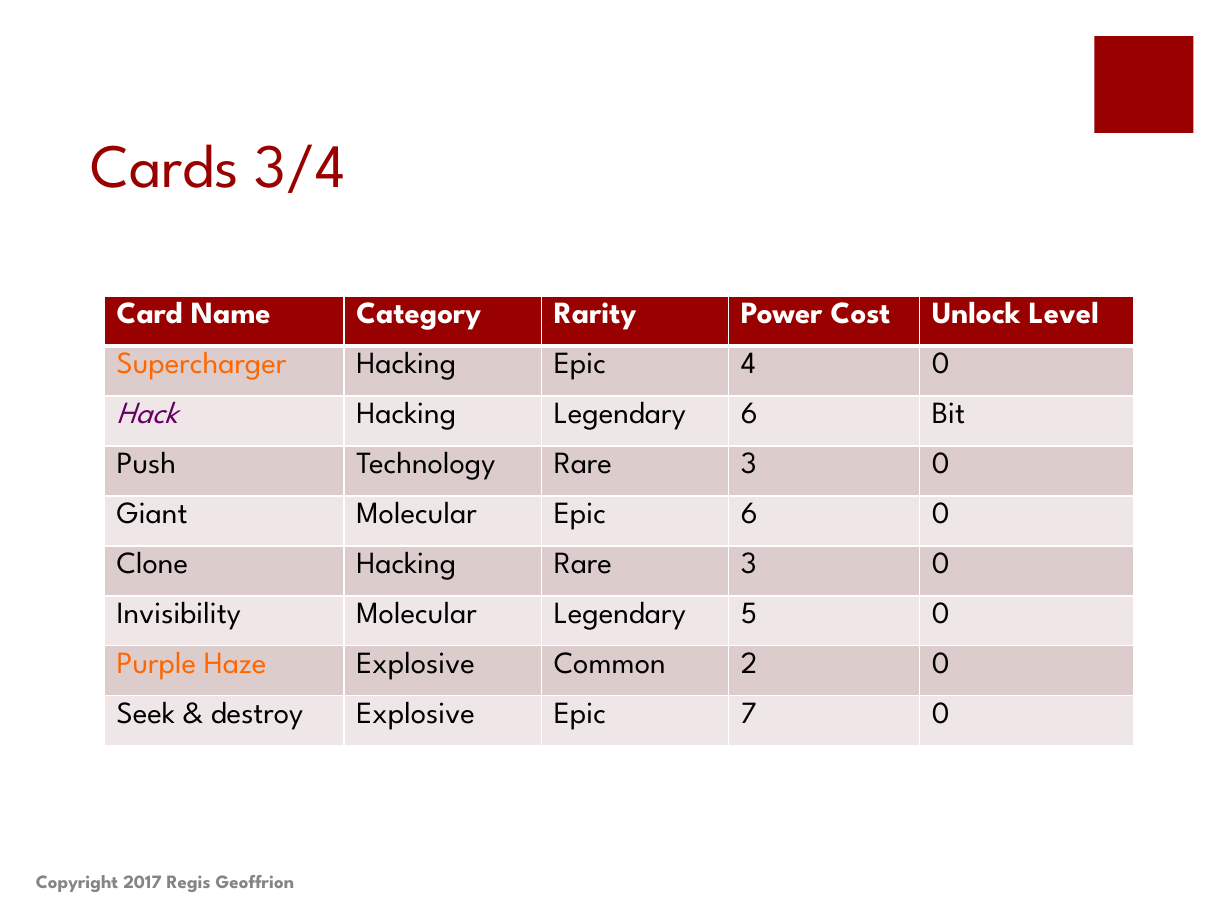
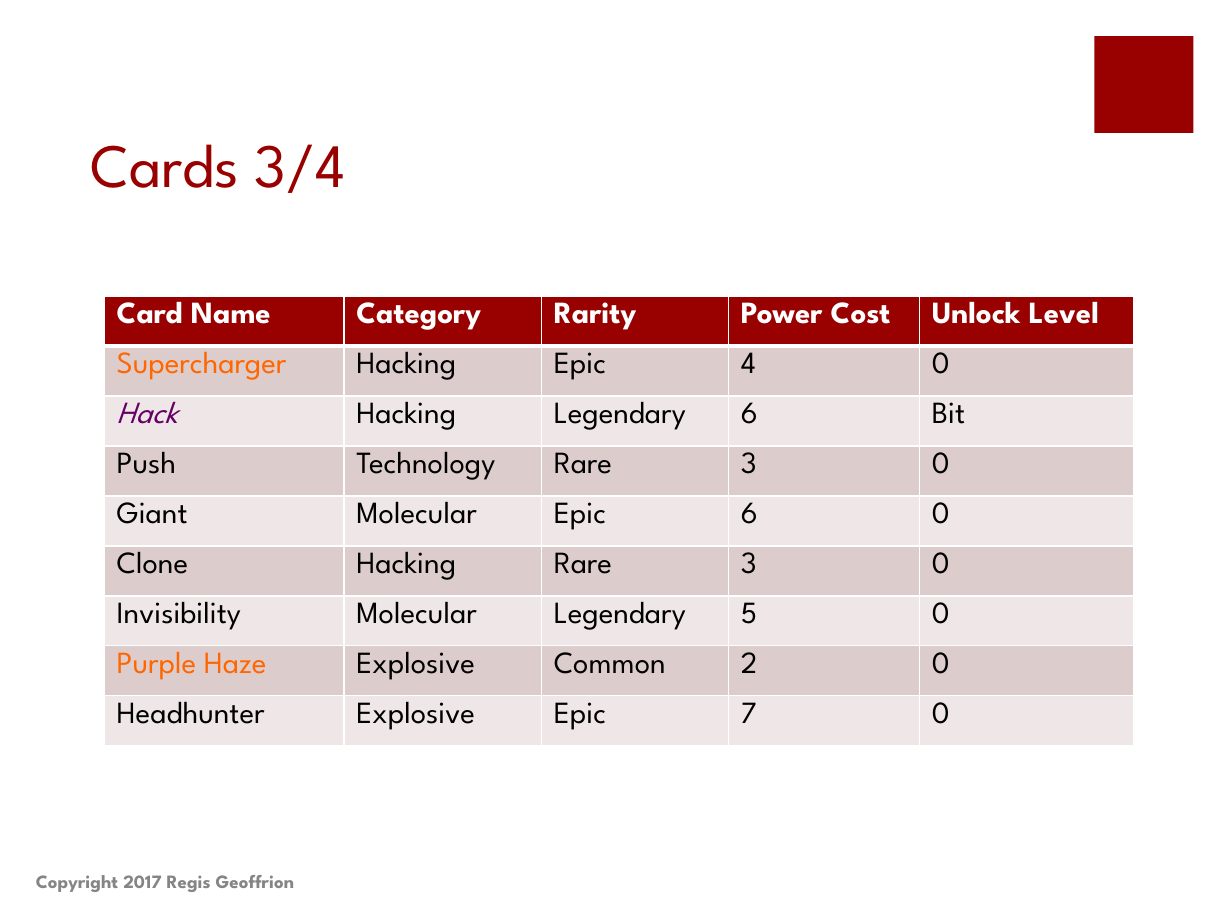
Before and after one commit to shahbazGamedev/Hero-s-Run, a slide deck: slide 37 of Documents/Earth Alone.pptx. Drawn at 1232x924 pixels with LibreOffice and Linux fonts; fonts in the diff are those of the drawing. Boxes give left, top, right and bottom in pixels: in the first picture for what was removed or moved away, otherwise in the second. Text is boxed around its words. In the diff, an @@ line names an element or a change of style, - is before the commit and + after.

```diff
--- a/Documents/Earth Alone.pptx
+++ b/Documents/Earth Alone.pptx
@@ table at [105,296,1135,745] @@
-row 9, column 1: Seek & destroy
+row 9, column 1: Headhunter
```
Also in this commit, not shown: 16 other files.
